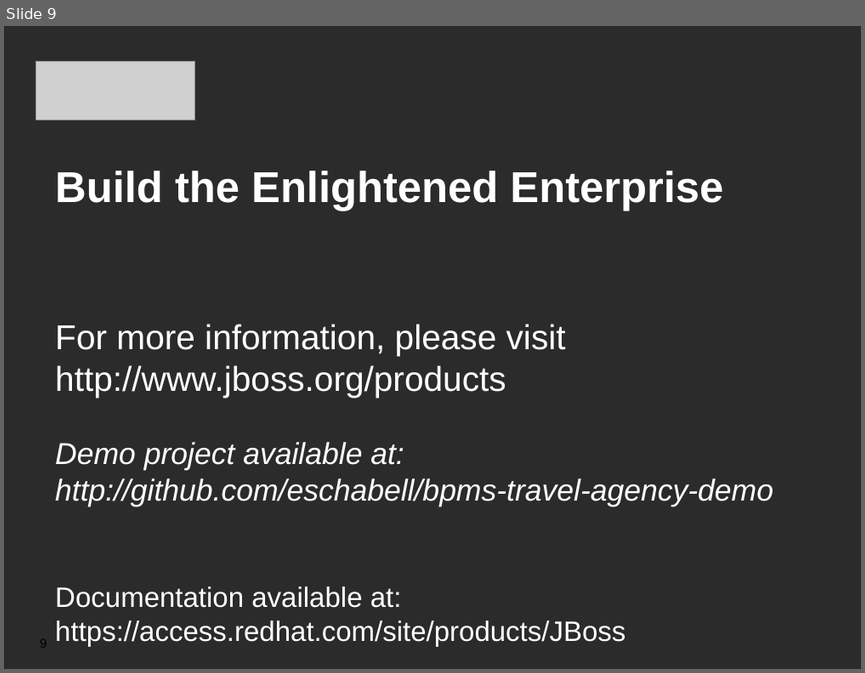
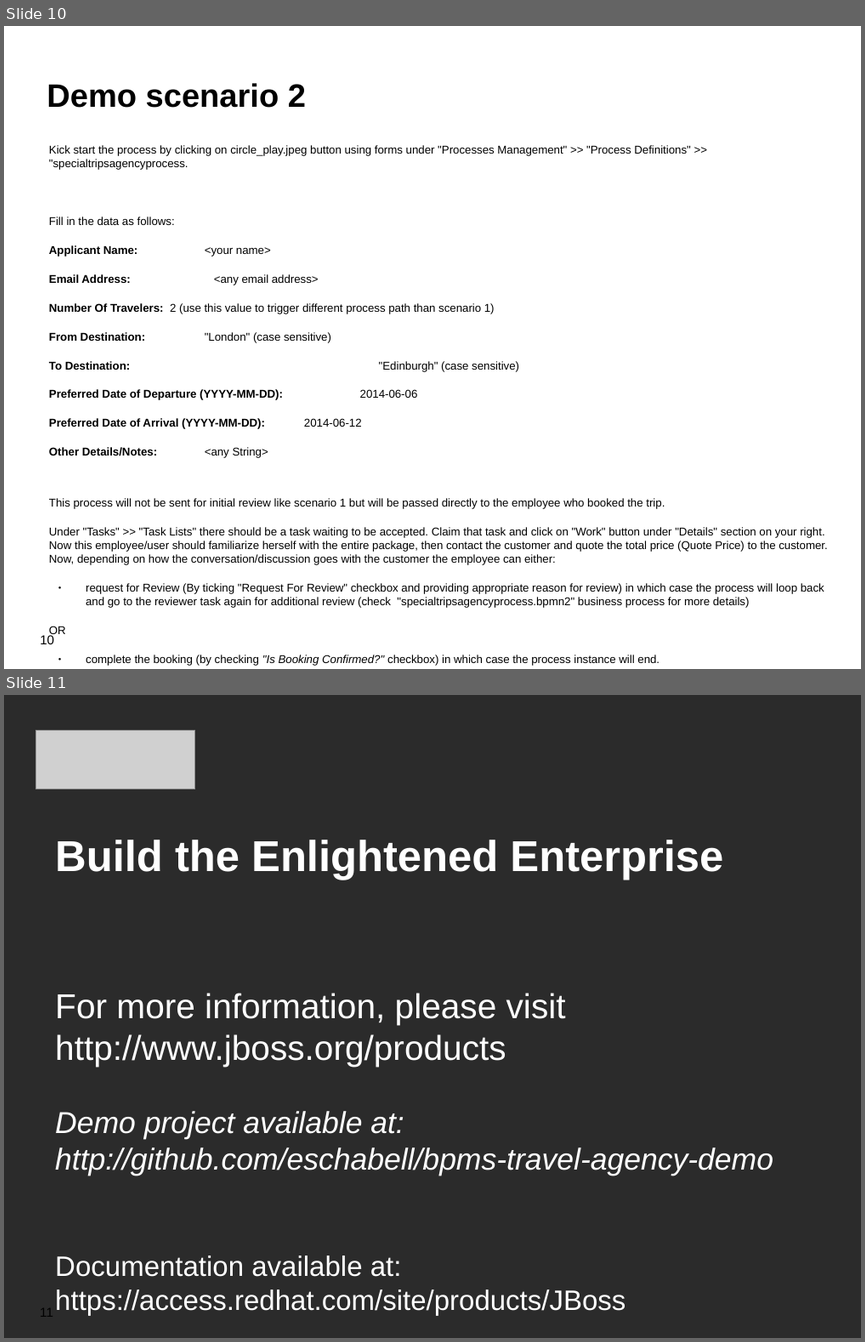
Before and after one commit to jbossdemocentral/bpms-travel-agency-demo, a slide deck: docs/Demo Overview.odp. Shown one above the other, each under a label of ours: slide 9 before the commit, slides 10 and 11 after it. The pictures are 865x673 and 865x1342 pixels, drawn with LibreOffice and Linux fonts; fonts in the diff are those of the drawing; grey boxes stand for pictures; background and template pictures are left out; a plain dark background stands for a picture behind light text. Boxes give left, top, right and bottom in pixels: in the first picture for what was removed or moved away, otherwise in the second. Text is boxed around its words. In the diff, an @@ line names an element or a change of style, - is before the commit and + after.

Commit message:
Added updated to run scenarios.

```diff
--- a/docs/Demo Overview.odp
+++ b/docs/Demo Overview.odp
@@ slide 10 added at bbox=[4, 26, 861, 669], background #FFFFFF @@
@@ title added at bbox=[46, 83, 306, 108], 30 pt, text #000000, bold @@
+Demo scenario 2
@@ text added at bbox=[49, 145, 827, 665], 10.4 pt, text #000000 @@
+Kick start the process by clicking on circle_play.jpeg button using forms under "Processes Management" >> "Process Definitions" >> "specialtripsagencyprocess.
+Fill in the data as follows:
+Applicant Name: <your name>
+Email Address: <any email address>
+Number Of Travelers: 2 (use this value to trigger different process path than scenario 1)
+From Destination: "London" (case sensitive)
+To Destination: "Edinburgh" (case sensitive)
+Preferred Date of Departure (YYYY-MM-DD): 2014-06-06
+Preferred Date of Arrival (YYYY-MM-DD): 2014-06-12
+Other Details/Notes: <any String>
+This process will not be sent for initial review like scenario 1 but will be passed directly to the employee who booked the trip.
+Under "Tasks" >> "Task Lists" there should be a task waiting to be accepted. Claim that task and click on "Work" button under "Details" section on your right. Now this employee/user should familiarize herself with the entire package, then contact the customer and quote the total price (Quote Price) to the customer. Now, depending on how the conversation/discussion goes with the customer the employee can either:
+● request for Review (By ticking "Request For Review" checkbox and providing appropriate reason for review) in which case the process will loop back and go to the reviewer task again for additional review (check "specialtripsagencyprocess.bpmn2" business process for more details)
+OR
+● complete the booking (by checking "Is Booking Confirmed?" checkbox) in which case the process instance will end.
@@ page number added at bbox=[40, 635, 54, 644], 12 pt, text #000000 @@
+10
@@ what was slide 9 is now slide 11 @@
@@ page number at bbox=[40, 1308, 53, 1316]: text changed @@
-9
+11
```
Also in this commit, not shown: 1 slide changed, 1 other slide added, 1 other file.
